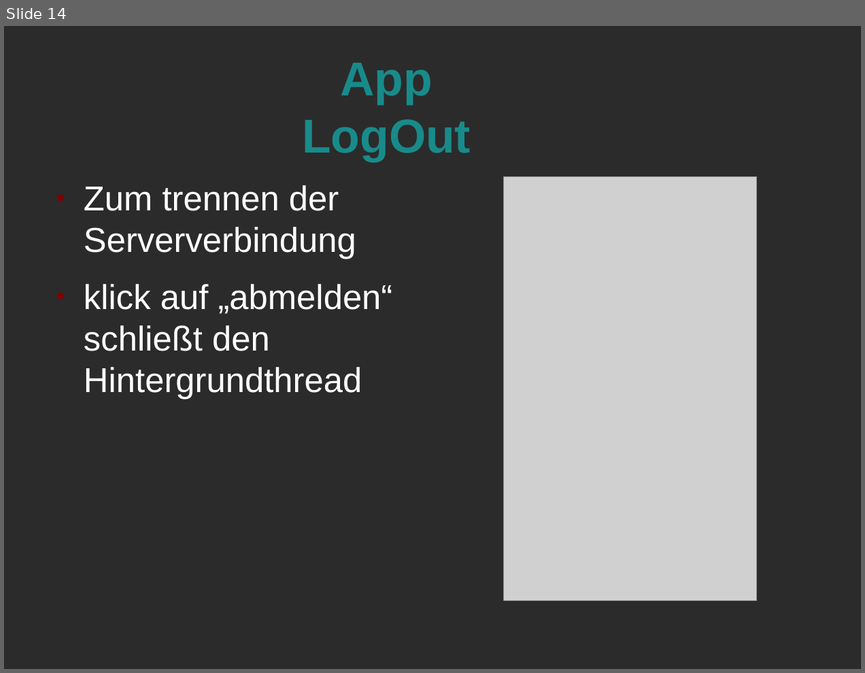
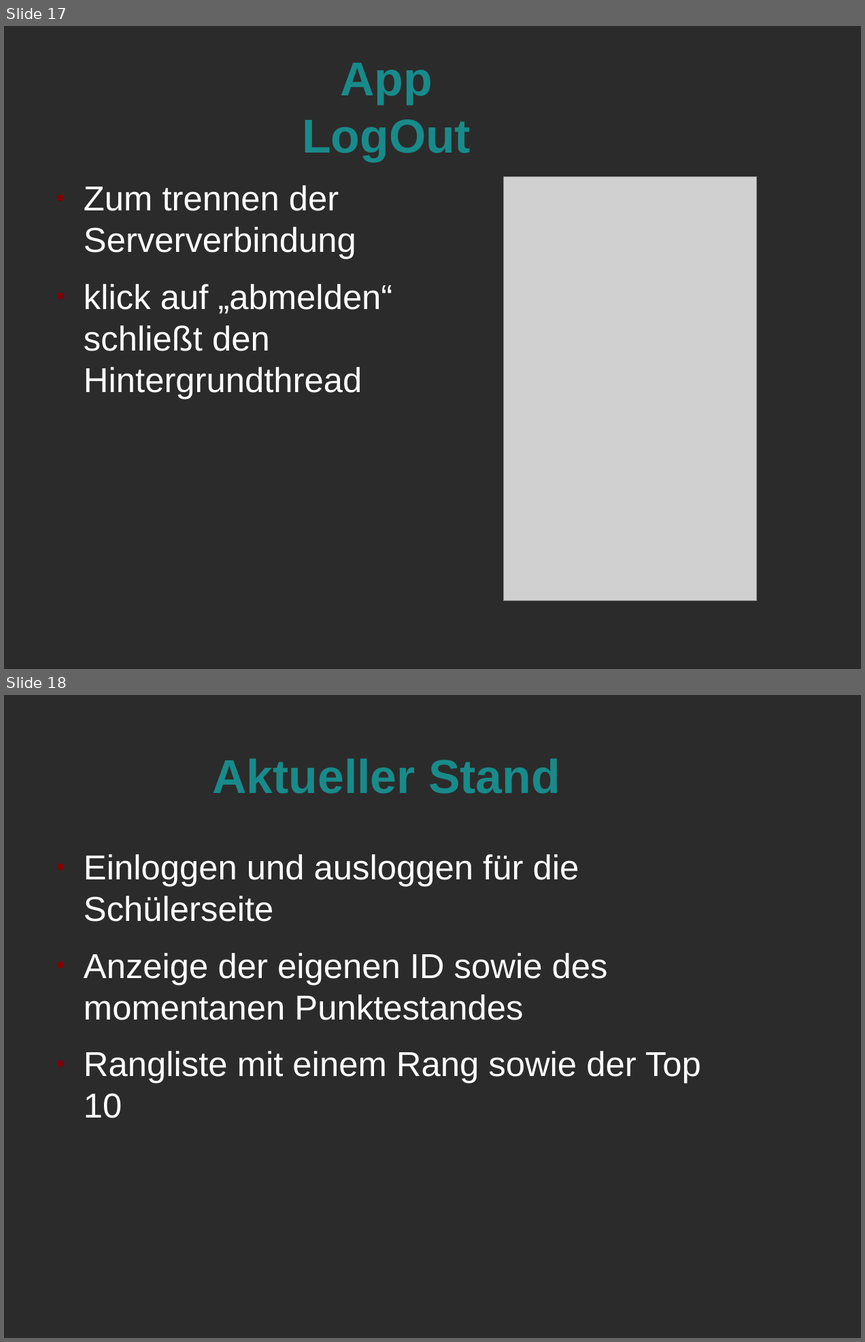
Before and after one commit to Marcel2603/hg17b, a slide deck: Dokumente/Review_2/Review 2 Julian.odp. Shown one above the other, each under a label of ours: slide 14 before the commit, slides 17 and 18 after it. The pictures are 865x673 and 865x1342 pixels, drawn with LibreOffice and Linux fonts; fonts in the diff are those of the drawing; grey boxes stand for pictures; background and template pictures are left out; a plain dark background stands for a picture behind light text. Boxes give left, top, right and bottom in pixels: in the first picture for what was removed or moved away, otherwise in the second. Text is boxed around its words. In the diff, an @@ line names an element or a change of style, - is before the commit and + after.

Commit message:
Allgemeiner Ueberblick , aktueller Stand hinzugefuegt sowie naechste Schritte eingearbeitet

```diff
--- a/Dokumente/Review_2/Review 2 Julian.odp
+++ b/Dokumente/Review_2/Review 2 Julian.odp
@@ slide 18 added at [4,695,861,1338], background picture (left out) @@
@@ title added at [212,758,560,794], 44 pt, text #198A8A, bold @@
+Aktueller Stand
@@ text added at [84,854,701,1118], 32 pt, text #FFFFFF @@
+● Einloggen und ausloggen für die Schülerseite
+● Anzeige der eigenen ID sowie des momentanen Punktestandes
+● Rangliste mit einem Rang sowie der Top 10
@@ what was slide 14 is now slide 17 @@
```
Also in this commit, not shown: 4 other slides added.
